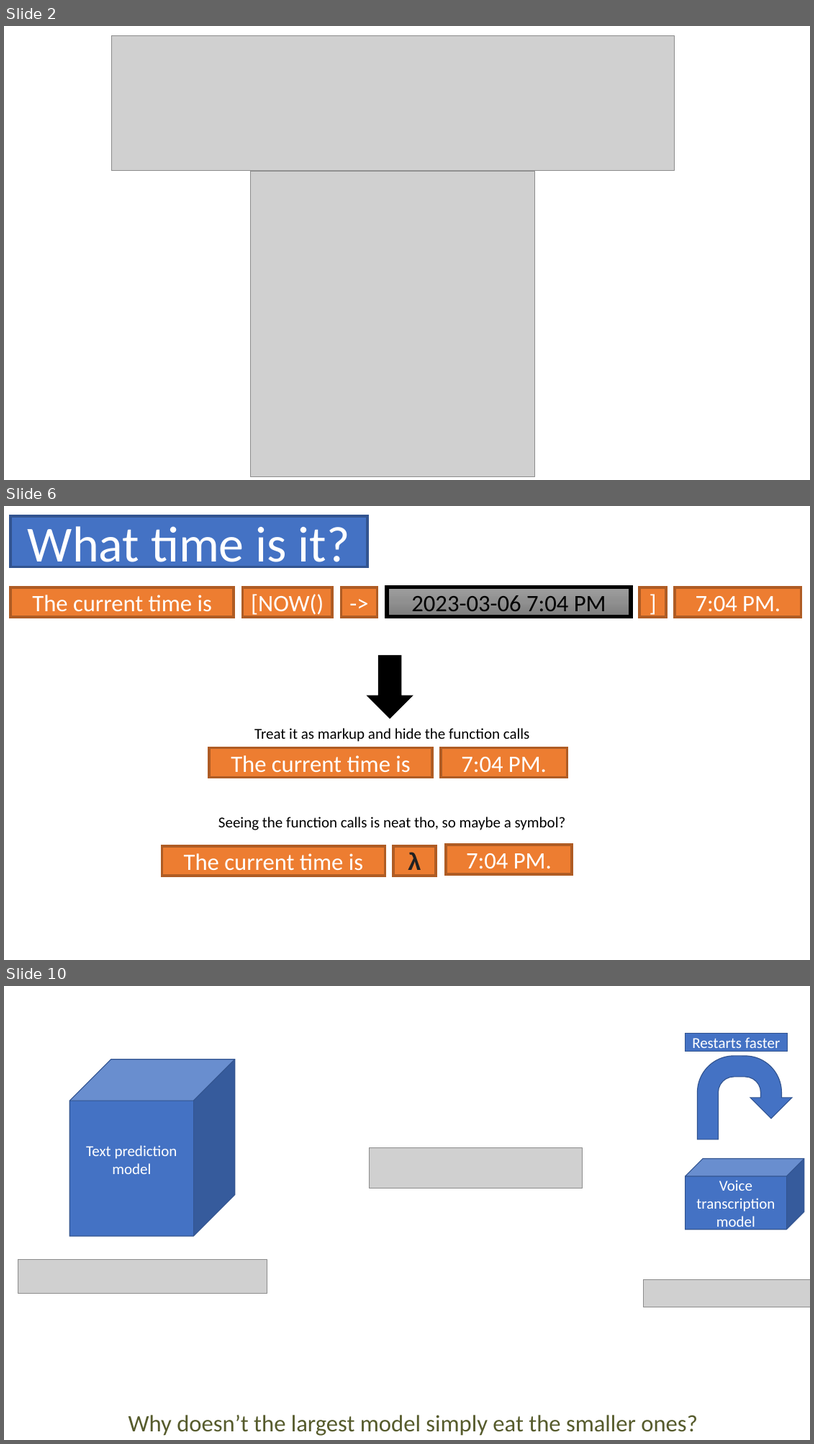
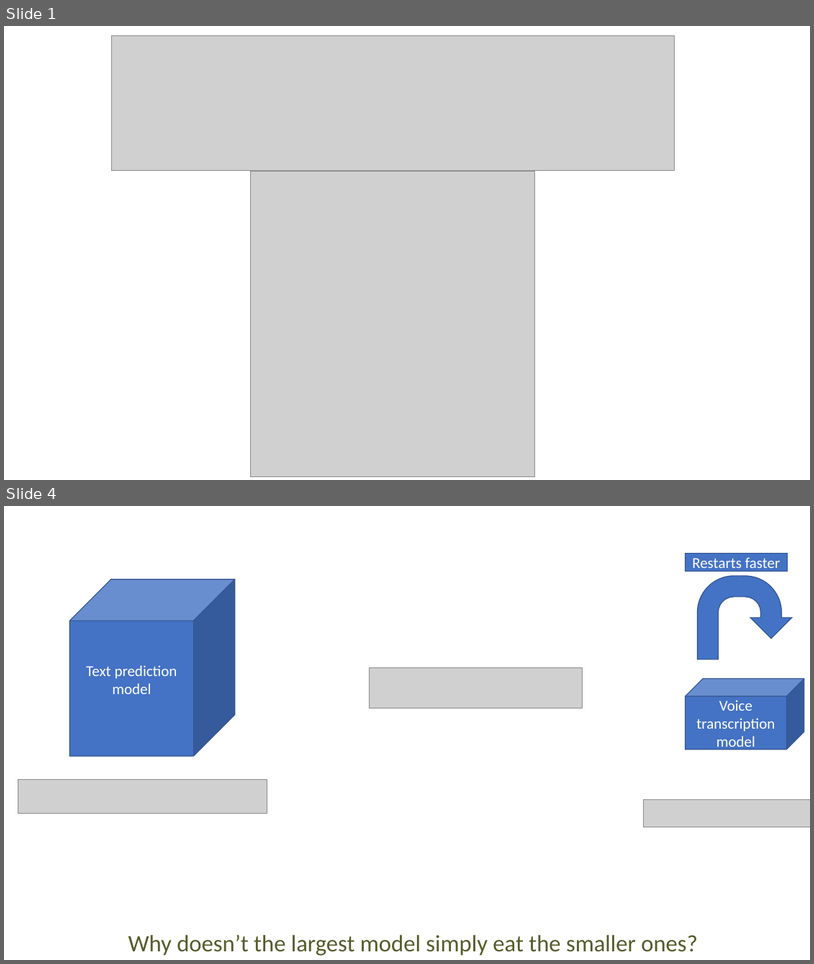
Before and after one commit to TeamDman/toolformer, a slide deck: video/Presentation1.pptx. Shown one above the other, each under a label of ours: slides 2, 6 and 10 before the commit, slides 1 and 4 after it; the slides between them are not shown. The pictures are 814x1444 and 814x964 pixels, drawn with LibreOffice and Linux fonts; fonts in the diff are those of the drawing; grey boxes stand for pictures; background and template pictures are left out. Boxes give left, top, right and bottom in pixels: in the first picture for what was removed or moved away, otherwise in the second. Text is boxed around its words. In the diff, an @@ line names an element or a change of style, - is before the commit and + after.

```diff
--- a/video/Presentation1.pptx
+++ b/video/Presentation1.pptx
@@ slide 6 removed at <box>4,506,810,960</box>, background #FFFFFF @@
@@ rectangle removed at <box>10,516,368,567</box> @@
-What time is it?
@@ rectangle removed at <box>10,587,234,617</box> @@
-The current time is
@@ rectangle removed at <box>243,587,333,617</box> @@
-[NOW()
@@ rectangle removed at <box>342,587,378,617</box> @@
-->
@@ rectangle removed at <box>387,587,630,617</box> @@
-2023-03-06 7:04 PM
@@ rectangle removed at <box>640,587,666,617</box> @@
-]
@@ rectangle removed at <box>676,587,802,617</box> @@
-7:04 PM.
@@ down arrow removed at <box>368,656,413,718</box> @@
@@ text removed at <box>255,728,530,741</box> @@
-Treat it as markup and hide the function calls
@@ rectangle removed at <box>209,747,432,777</box> @@
-The current time is
@@ rectangle removed at <box>441,747,568,777</box> @@
-7:04 PM.
@@ text removed at <box>219,816,566,830</box> @@
-Seeing the function calls is neat tho, so maybe a symbol?
@@ rectangle removed at <box>162,846,385,875</box> @@
-The current time is
@@ rectangle removed at <box>394,846,436,875</box> @@
-λ
@@ rectangle removed at <box>446,845,573,875</box> @@
-7:04 PM.
@@ what was slide 2 is now slide 1 @@
@@ what was slide 10 is now slide 4 @@
```
Also in this commit, not shown: 2 slides changed, 1 slide added, 7 other slides removed, 12 other files.
